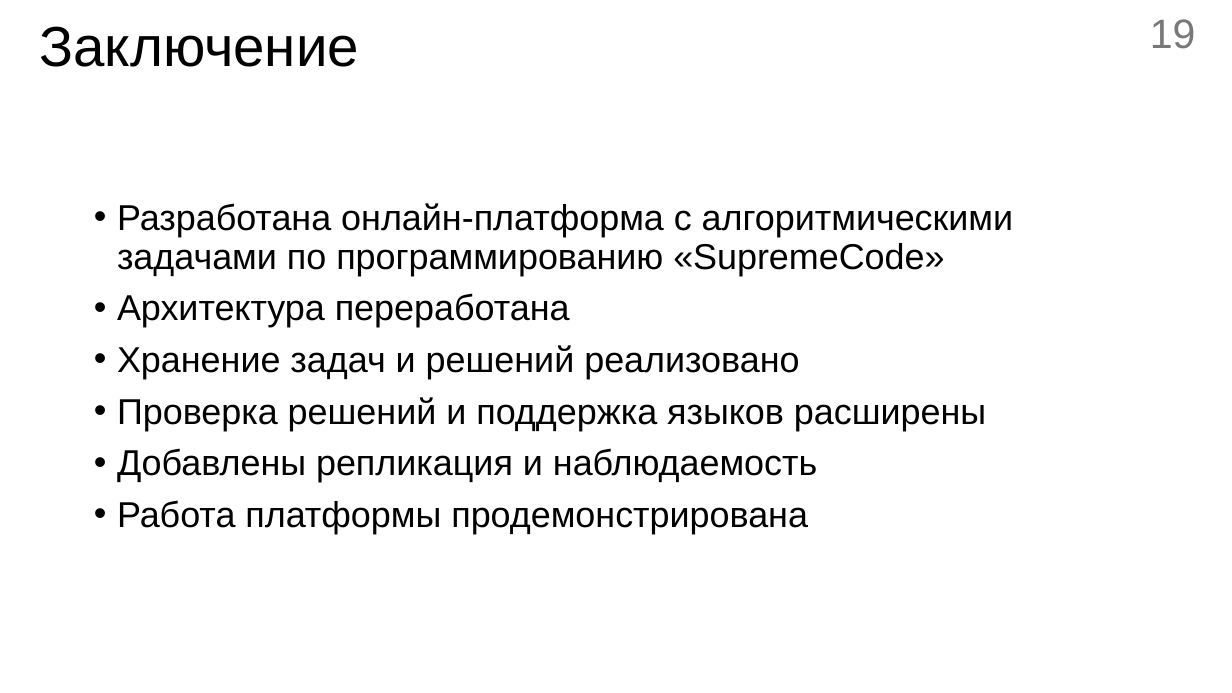
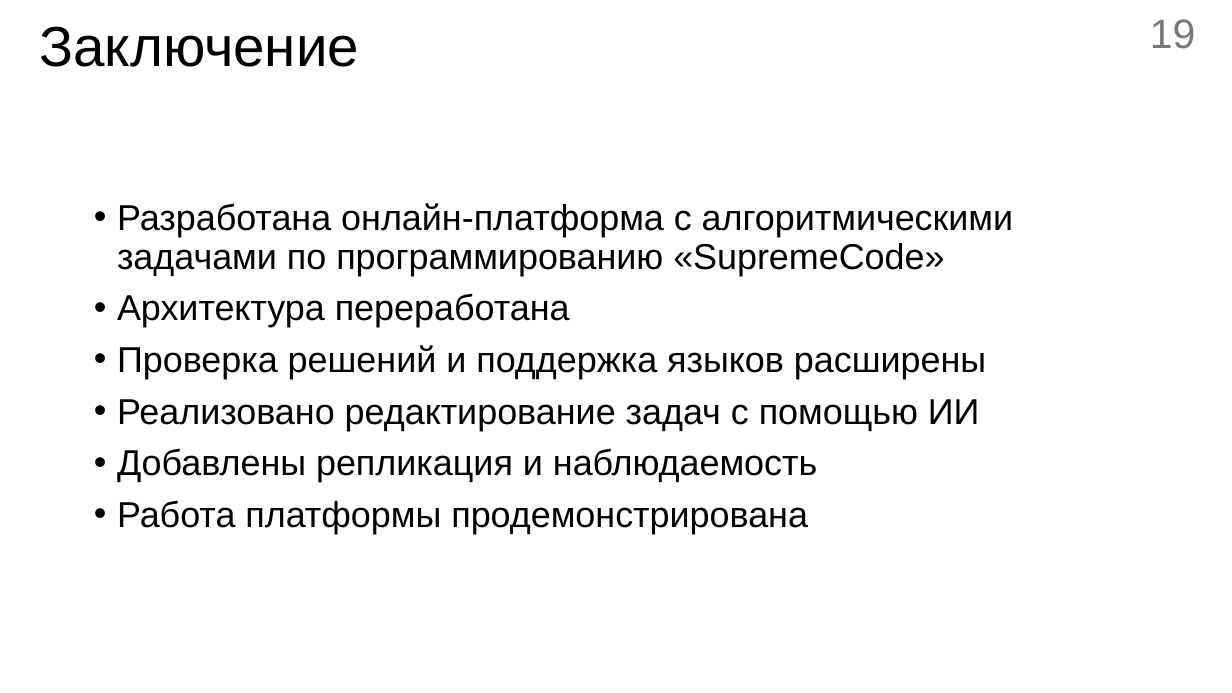
Before and after one commit to kemper0110/supreme-code, a slide deck: slide 19 of docs/6k/diploma/prez/prez2.pptx. Drawn at 1232x693 pixels with LibreOffice and Linux fonts; fonts in the diff are those of the drawing. Boxes give left, top, right and bottom in pixels: in the first picture for what was removed or moved away, otherwise in the second. Text is boxed around its words. In the diff, an @@ line names an element or a change of style, - is before the commit and + after.

```diff
--- a/docs/6k/diploma/prez/prez2.pptx
+++ b/docs/6k/diploma/prez/prez2.pptx
@@ text at (117, 345, 799, 379): paragraph removed @@
-• Хранение задач и решений реализовано
@@ text at (117, 399, 980, 431): paragraph added @@
+• Реализовано редактирование задач с помощью ИИ
```
Also in this commit, not shown: 3 other slides changed, 1 other file.
